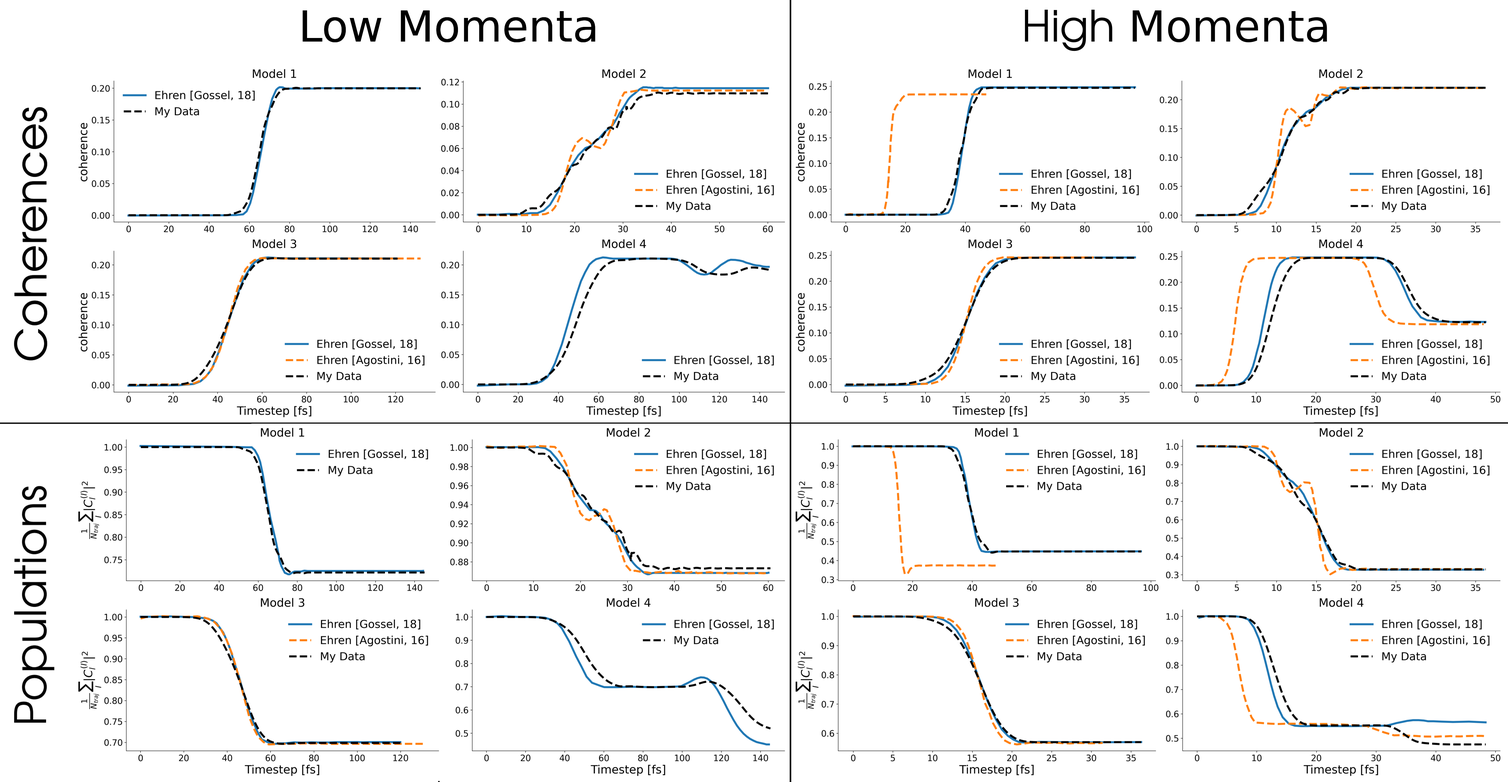
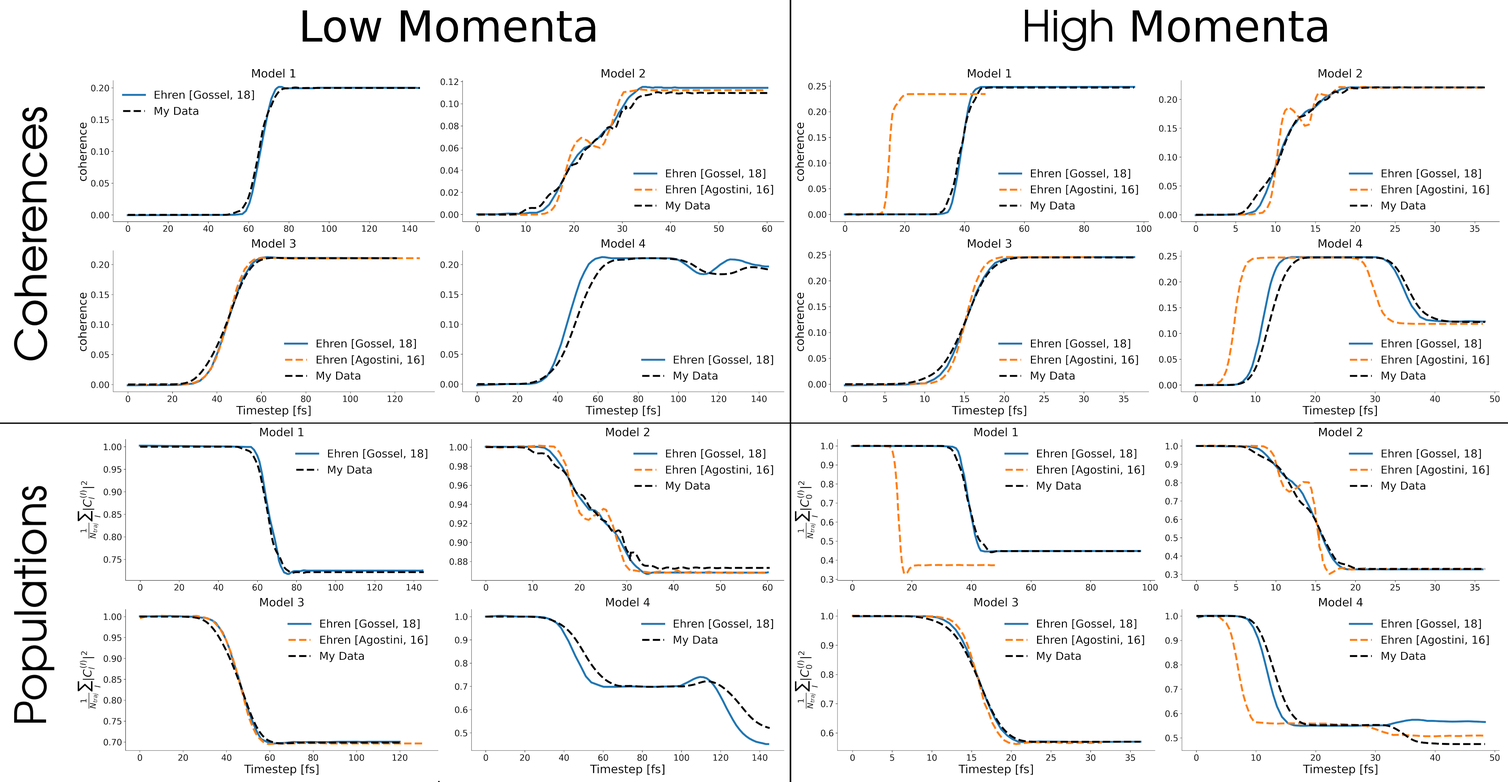
Before/after of a 1508 × 782 layered artwork. What changed in the layer stack:
renamed "tmp.png" to "Ehren_LitComp_1.png", painted on it over [77, 68, 1502, 777]
